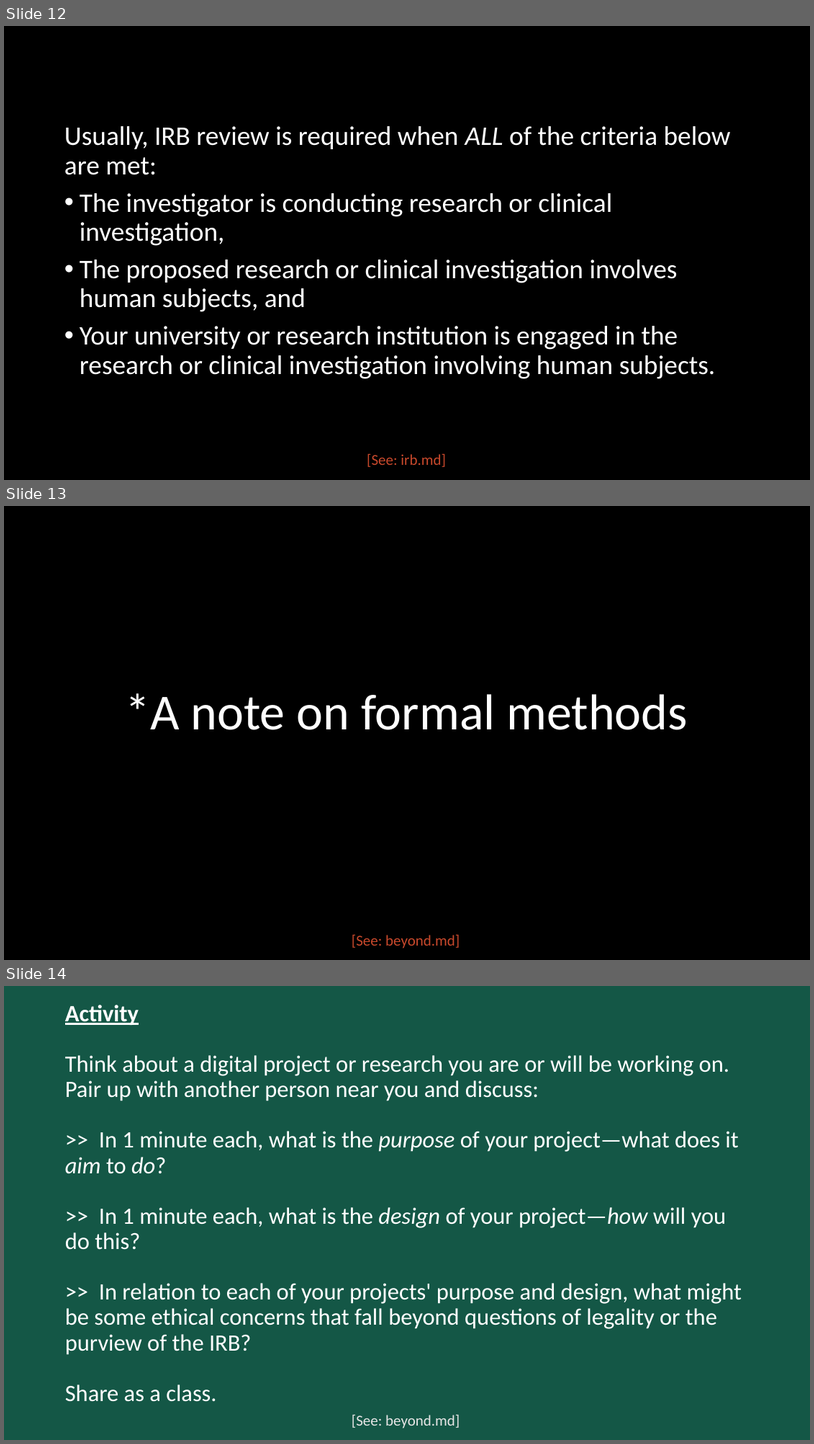
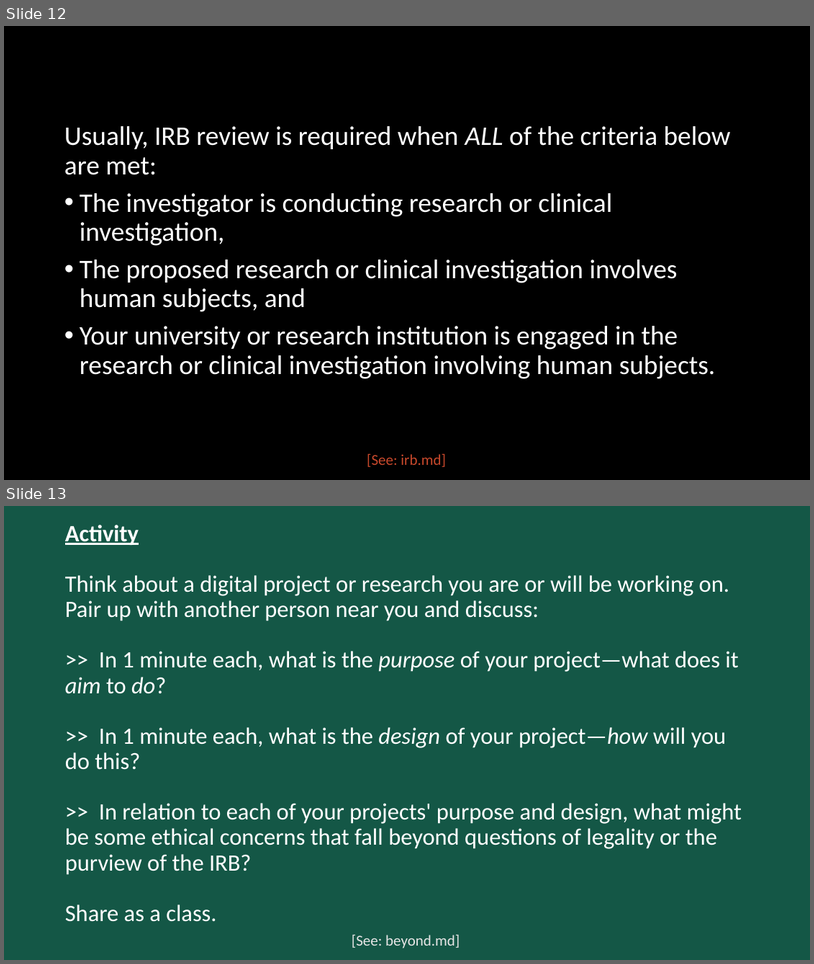
Before and after one commit to dhsouthbend/ethics, a slide deck: slides.pptx. Shown one above the other, each under a label of ours: slides 12, 13 and 14 before the commit, slides 12 and 13 after it. The pictures are 814x1444 and 814x964 pixels, drawn with LibreOffice and Linux fonts; fonts in the diff are those of the drawing. Boxes give left, top, right and bottom in pixels: in the first picture for what was removed or moved away, otherwise in the second. Text is boxed around its words. In the diff, an @@ line names an element or a change of style, - is before the commit and + after.

```diff
--- a/slides.pptx
+++ b/slides.pptx
@@ slide 13 removed at (4,506,810,960), background #000000 @@
@@ title removed at (125,693,687,730) @@
-*A note on formal methods
@@ text removed at (352,934,460,948) @@
-[See: beyond.md]
@@ what was slide 14 is now slide 13 @@
```
Also in this commit, not shown: 3 slides changed, 1 other file.
